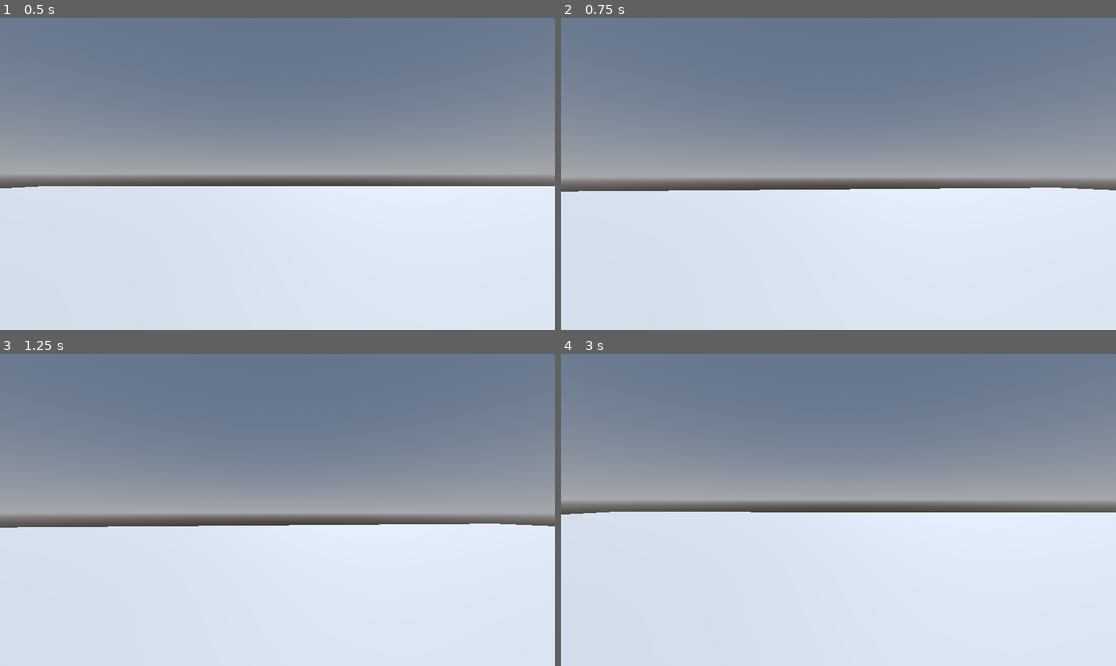
Above: before the commit, frames 1-4 (two rows, left to right).
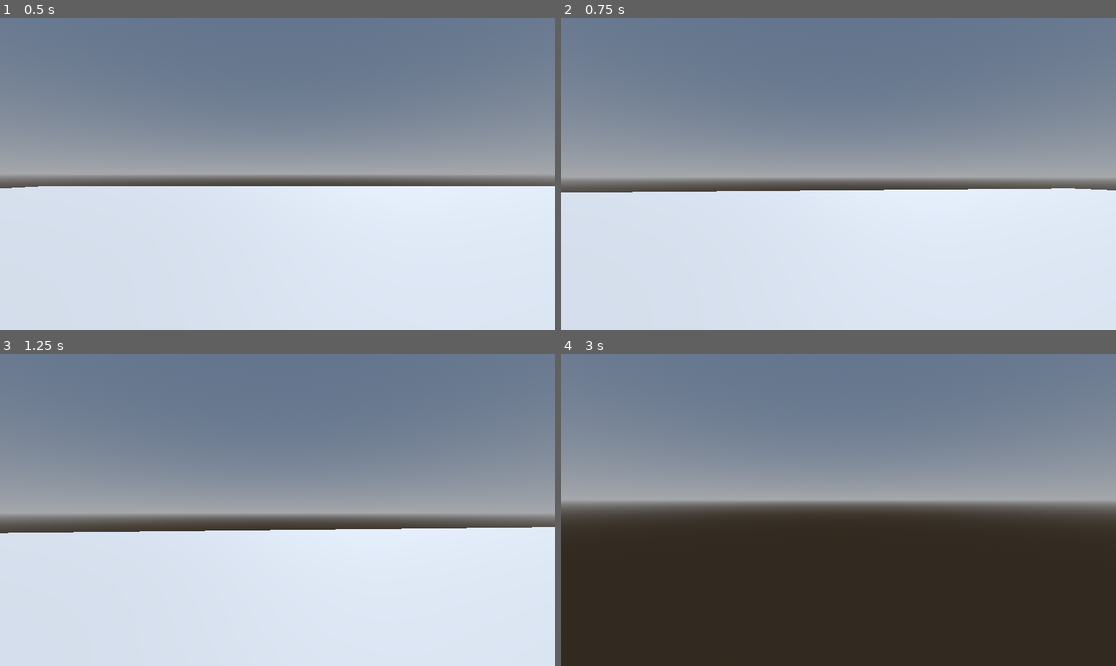
Above: after the commit, the same moments.

Repository: MichaelG-DTE/Invasion-of-Mars
Game: Godot game, scene res://levels/test_level.tscn
The game is run twice, just before and just after one commit, with the same random seed, the same clock (stepped at 60 frames per second) and the same inputs.
Inputs (mouse positions are in pixels of both pictures, inside the frame that each line leads up to):
- Up to frame 1 (0.5 s): no input
- Up to frame 2 (0.75 s): tap Enter at 0.5 s; move the mouse to (866, 174) at 0.52 s; hold W (Forward, bound only after the commit) from 0.53 s (still down); hold Shift from 0.53 s (still down)
- Up to frame 3 (1.25 s): keep holding W (Forward, bound only after the commit); keep holding Shift
- Up to frame 4 (3 s): keep holding W (Forward, bound only after the commit); move the mouse to (810, 510) at 1.27 s; release Shift at 1.28 s; tap Shift at 1.35, 2.85 s; move the mouse to (849, 503) at 2.02 s; hold Shift 2.03-2.78 s; move the mouse to (832, 516) at 2.77 s

Frame 1 is identical in both runs. In frame 2, 0.3% of the frame differs, in the area x 0-99%, y 54-56%; in frame 3, 1.5%; in frame 4, 49%, in the area x 0-100%, y 50-100%.

Commit message:
Added Player Movement and State Machine Plugin
Added movement script for the player and a plugin to help when creating state machines for the player and enemies. The plugin is under the MIT license

Diff:
--- a/project.godot
+++ b/project.godot
@@ -22,6 +22,26 @@
 "events": [Object(InputEventKey,"resource_local_to_scene":false,"resource_name":"","device":-1,"window_id":0,"alt_press …(195 unchanged characters)…
 ]
 }
+Forward={
+"deadzone": 0.2,
+"events": [Object(InputEventKey,"resource_local_to_scene":false,"resource_name":"","device":-1,"window_id":0,"alt_pressed":false,"shift_pressed":false,"ctrl_pressed":false,"meta_pressed":false,"pressed":false,"keycode":0,"physical_keycode":87,"key_label":0,"unicode":119,"location":0,"echo":false,"script":null)
+]
+}
+Back={
+"deadzone": 0.2,
+"events": [Object(InputEventKey,"resource_local_to_scene":false,"resource_name":"","device":-1,"window_id":0,"alt_pressed":false,"shift_pressed":false,"ctrl_pressed":false,"meta_pressed":false,"pressed":false,"keycode":0,"physical_keycode":83,"key_label":0,"unicode":115,"location":0,"echo":false,"script":null)
+]
+}
+Left={
+"deadzone": 0.2,
+"events": [Object(InputEventKey,"resource_local_to_scene":false,"resource_name":"","device":-1,"window_id":0,"alt_pressed":false,"shift_pressed":false,"ctrl_pressed":false,"meta_pressed":false,"pressed":false,"keycode":0,"physical_keycode":65,"key_label":0,"unicode":97,"location":0,"echo":false,"script":null)
+]
+}
+Right={
+"deadzone": 0.2,
+"events": [Object(InputEventKey,"resource_local_to_scene":false,"resource_name":"","device":-1,"window_id":0,"alt_pressed":false,"shift_pressed":false,"ctrl_pressed":false,"meta_pressed":false,"pressed":false,"keycode":0,"physical_keycode":68,"key_label":0,"unicode":100,"location":0,"echo":false,"script":null)
+]
+}
 
 [physics]
 
--- a/scripts/player/player_controller.gd
+++ b/scripts/player/player_controller.gd
@@ -1,4 +1,30 @@
 class_name PlayerController extends CharacterBody3D
+
+var _input_dir : Vector2 = Vector2.ZERO
+var _movement_velocity : Vector3 = Vector3.ZERO
+var speed : float = 10
+var acceleration : float = 0.5
+var deceleration : float = 0.8
+
+
+func _physics_process(delta: float) -> void:
+	if not is_on_floor():
+		velocity += get_gravity() * delta #gets gravity value and multiplies by delta
+
+	_input_dir = Input.get_vector("Left","Right","Forward","Back")
+	var current_velocity = Vector2(_movement_velocity.x, _movement_velocity.z)
+	var direction = (transform.basis * Vector3(_input_dir.x, 0, _input_dir.y)).normalized()
+
+	if direction:
+		current_velocity = lerp(current_velocity, Vector2(direction.x, direction.z) * speed, acceleration) # when moving, accelerate towards max speed value
+	else:
+		current_velocity = current_velocity.move_toward(Vector2.ZERO, deceleration) #when stopping movement, slow down towards zero
+
+	_movement_velocity = Vector3(current_velocity.x, velocity.y, current_velocity.y) #velocity in 3D Space (Vector 3D)
+
+	velocity = _movement_velocity
+
+	move_and_slide()
 
 func update_rotation(rotation_input) -> void:
 	global_transform.basis = Basis.from_euler(rotation_input)
Not shown, added: addons/godot_state_charts/all_of_guard.gd
Not shown, added: addons/godot_state_charts/all_of_guard.gd.uid
Not shown, added: addons/godot_state_charts/all_of_guard.svg
Not shown, added: addons/godot_state_charts/all_of_guard.svg.import
Not shown, added: addons/godot_state_charts/animation_player_state.gd
Not shown, added: addons/godot_state_charts/animation_player_state.gd.uid
Not shown, added: addons/godot_state_charts/animation_player_state.svg
Not shown, added: addons/godot_state_charts/animation_player_state.svg.import
Not shown, added: addons/godot_state_charts/animation_tree_state.gd
Not shown, added: addons/godot_state_charts/animation_tree_state.gd.uid
Not shown, added: addons/godot_state_charts/animation_tree_state.svg
Not shown, added: addons/godot_state_charts/animation_tree_state.svg.import
(and 114 more such lines)
